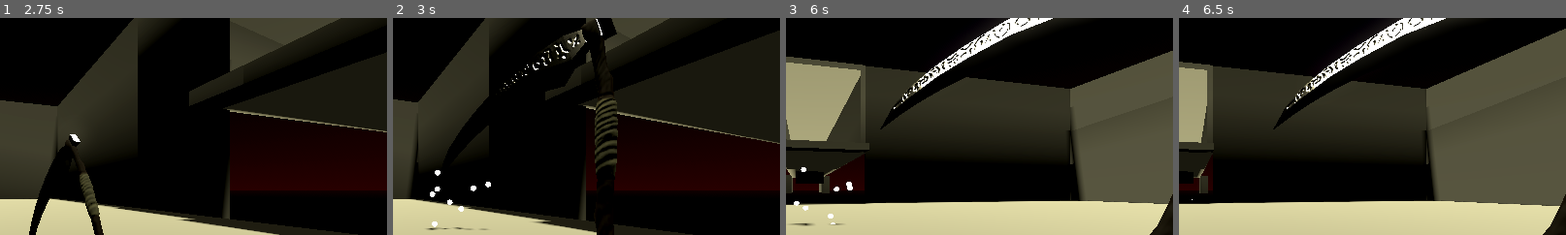
Above: before the commit, frames 1-4 (left to right).
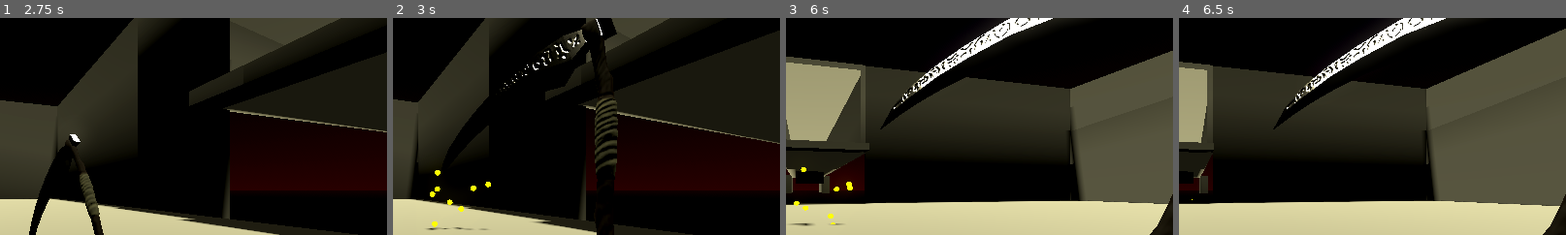
Above: after the commit, the same moments.

Repository: SeminixDev/pandora-boomer-shooter
Game: Godot game, scene res://World/world.tscn
Same seed, same stepped clock (60 frames per second), same inputs: the game is played once before the commit and once after it.
Inputs:
- Up to frame 1 (2.75 s): hold Right (right1) 0.53-1.28 s; hold S (down2) 0.53-1.28 s; hold Down (down1) 1.28-2.03 s; tap A (left2) at 1.35 s; hold Right (right1) from 2.03 s (still down); hold D (right2) from 2.03 s (still down)
- Up to frame 2 (3 s): release Right (right1) at 2.78 s; release D (right2) at 2.78 s; hold Up (up1) from 2.78 s (still down); tap W (up2) at 2.85 s
- Up to frame 3 (6 s): release Up (up1) at 3.53 s; hold S (down2) 3.53-4.28 s; hold Left (left1) 3.53-5.03 s; tap A (left2) at 4.35 s; hold Down (down1) 5.03-5.78 s; hold D (right2) 5.03-5.78 s; hold Right (right1) from 5.78 s (still down); tap W (up2) at 5.85 s
- Up to frame 4 (6.5 s): keep holding Right (right1)
The pictures show only the part of the screen within x 40-90%, y 10-60%; the shares and areas given below are measured in that part.

Frame 1 is identical in both runs. In frame 2, 0.2% of the frame differs, in the area x 9-26%, y 70-97%; in frame 3, 0.2%; in frame 4, less than 0.1%.

Commit message:
Glowing bullets

Diff:
--- a/Weapons/player_bullet.tscn
+++ b/Weapons/player_bullet.tscn
@@ -5,8 +5,7 @@
 [sub_resource type="StandardMaterial3D" id="StandardMaterial3D_borst"]
 albedo_color = Color(0.37321135, 0.38521942, 0.28532797, 1)
 emission_enabled = true
-emission = Color(0.13682562, 0.13682577, 0.13682568, 1)
-emission_energy_multiplier = 10.0
+emission = Color(2.9740062, 2.6164382, 0.00014672945, 1)
 
 [sub_resource type="CapsuleMesh" id="CapsuleMesh_k8lgp"]
 material = SubResource("StandardMaterial3D_borst")
